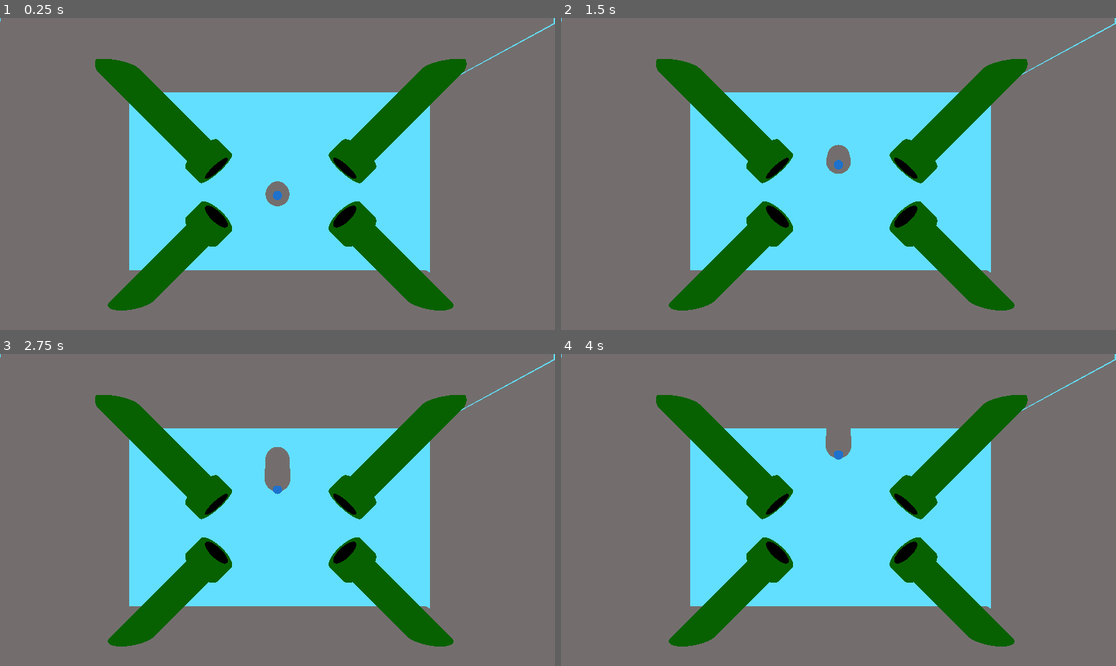
Above: before the commit, frames 1-4 (two rows, left to right).
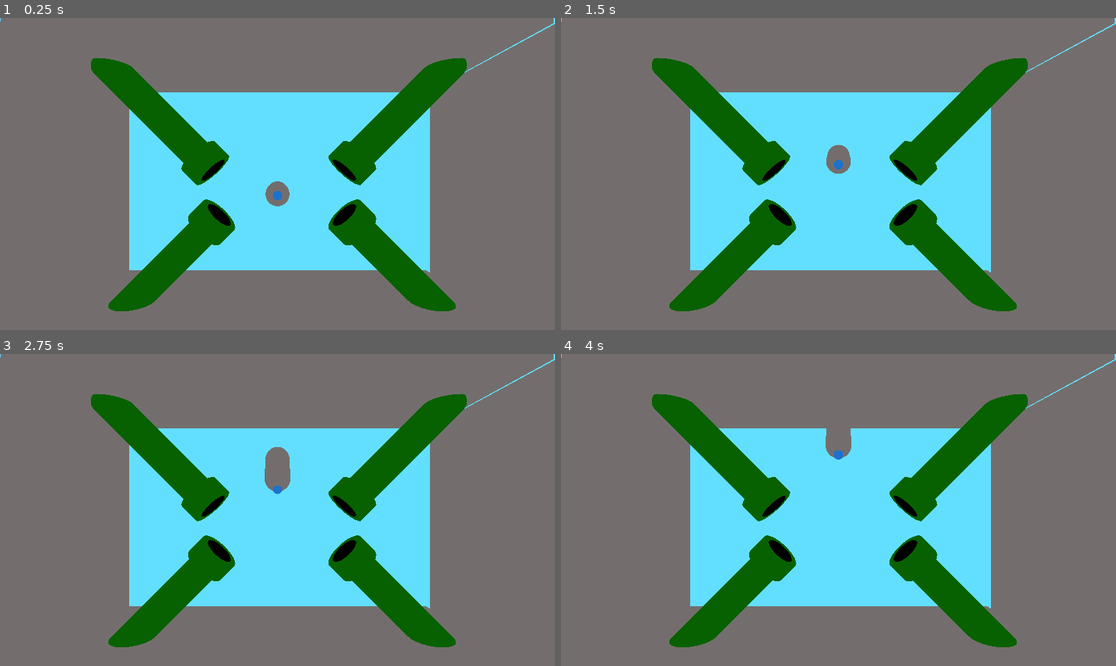
Above: after the commit, the same moments.

Repository: johnf008/Another_3d_Game
Game: Godot game, scene res://game.tscn
Two runs of this game, one before a commit and one after it. Both use one fixed random seed, a clock stepped at 60 frames per second and the inputs below.
Inputs:
- Up to frame 1 (0.25 s): no input
- Up to frame 2 (1.5 s): tap Enter at 0.5 s; hold Space (fly) 0.53-1.28 s; tap Space (fly) at 1.35 s
- Up to frame 3 (2.75 s): hold Space (fly) from 2.03 s (still down)
- Up to frame 4 (4 s): release Space (fly) at 2.78 s; tap Space (fly) at 2.85 s; hold Space (fly) from 3.53 s (still down)

The runs differ from the first frame. In frame 1, 1.6% of the frame differs, in the area x 16-85%, y 12-94%; in frame 2, 1.6%; in frame 3, 1.6%; in frame 4, 1.6%.

Commit message:
Figured out how to correctly use the scene -> mesh to get the tri thing (i forgor the name)

Diff:
--- a/level/modules/module_one.tscn
+++ b/level/modules/module_one.tscn
@@ -1,17 +1,81 @@
-[gd_scene load_steps=2 format=3 uid="uid://yo6c3rptu286"]
+[gd_scene load_steps=4 format=3 uid="uid://yo6c3rptu286"]
 
-[ext_resource type="PackedScene" uid="uid://dbo5hkjim80a5" path="res://level/pipe.tscn" id="1_eqi6e"]
+[sub_resource type="StandardMaterial3D" id="StandardMaterial3D_u4niv"]
+albedo_color = Color(0.117259, 0.805162, 0, 1)
+metallic = 0.68
+metallic_specular = 1.0
+roughness = 0.4
+
+[sub_resource type="CylinderMesh" id="CylinderMesh_6vp02"]
+material = SubResource("StandardMaterial3D_u4niv")
+top_radius = 2.5
+bottom_radius = 2.5
+height = 10.0
+
+[sub_resource type="StandardMaterial3D" id="StandardMaterial3D_eqi6e"]
+albedo_color = Color(0, 0, 0, 1)
+metallic = 0.68
+metallic_specular = 1.0
+roughness = 0.4
 
 [node name="module_one" type="Node3D"]
 
-[node name="pipe" parent="." instance=ExtResource("1_eqi6e")]
-transform = Transform3D(0.707107, -0.707107, 0, 0.707107, 0.707107, 0, 0, 0, 1, 27, -23, 24.2017)
+[node name="MeshInstance3D" type="MeshInstance3D" parent="."]
+transform = Transform3D(0.707107, -1.62926, 0, 0.707107, 1.62926, 0, 0, 0, 1, 18.2927, -14.4971, 24)
+mesh = SubResource("CylinderMesh_6vp02")
 
-[node name="pipe2" parent="." instance=ExtResource("1_eqi6e")]
-transform = Transform3D(-0.707107, 0.707107, -8.74228e-08, 0.707107, 0.707107, 0, 6.18172e-08, -6.18172e-08, -1, -28, -23, 24.2017)
+[node name="MeshInstance3D2" type="MeshInstance3D" parent="MeshInstance3D"]
+transform = Transform3D(1.37674, 0, 0, -8.9407e-08, 0.137674, 0, 0, 0, 1.37674, -4.76837e-07, 4.7619, 0)
+mesh = SubResource("CylinderMesh_6vp02")
+skeleton = NodePath("../..")
 
-[node name="pipe3" parent="." instance=ExtResource("1_eqi6e")]
-transform = Transform3D(0.707107, -0.707107, 0, -0.707107, -0.707107, -8.74228e-08, 6.18172e-08, 6.18172e-08, -1, 27, 19, 24.2017)
+[node name="MeshInstance3D3" type="MeshInstance3D" parent="MeshInstance3D"]
+transform = Transform3D(0.963719, 0, 0, 0, 0.0963719, 0, 0, 0, 0.963719, -9.53674e-07, 4.9837, 0)
+mesh = SubResource("CylinderMesh_6vp02")
+skeleton = NodePath("../..")
+surface_material_override/0 = SubResource("StandardMaterial3D_eqi6e")
 
-[node name="pipe4" parent="." instance=ExtResource("1_eqi6e")]
-transform = Transform3D(-0.707107, 0.707107, -8.74228e-08, -0.707107, -0.707107, 8.74228e-08, 7.10543e-15, 1.23634e-07, 1, -28, 19, 24.2017)
+[node name="MeshInstance3D2" type="MeshInstance3D" parent="."]
+transform = Transform3D(-0.707107, 1.62926, -8.74228e-08, 0.707107, 1.62926, 0, 6.18172e-08, -1.42435e-07, -1, -19.7073, -14.4971, 24)
+mesh = SubResource("CylinderMesh_6vp02")
+
+[node name="MeshInstance3D2" type="MeshInstance3D" parent="MeshInstance3D2"]
+transform = Transform3D(1.37674, 0, 0, -8.9407e-08, 0.137674, 0, 0, 0, 1.37674, -4.76837e-07, 4.7619, 0)
+mesh = SubResource("CylinderMesh_6vp02")
+skeleton = NodePath("../..")
+
+[node name="MeshInstance3D3" type="MeshInstance3D" parent="MeshInstance3D2"]
+transform = Transform3D(0.963719, 0, 0, 0, 0.0963719, 0, 0, 0, 0.963719, -9.53674e-07, 4.9837, 0)
+mesh = SubResource("CylinderMesh_6vp02")
+skeleton = NodePath("../..")
+surface_material_override/0 = SubResource("StandardMaterial3D_eqi6e")
+
+[node name="MeshInstance3D3" type="MeshInstance3D" parent="."]
+transform = Transform3D(0.707107, 1.62926, 1.54268e-14, 0.707107, -1.62926, 8.74228e-08, 6.18172e-08, -1.42435e-07, -1, -19.7073, 10.5029, 24)
+mesh = SubResource("CylinderMesh_6vp02")
+
+[node name="MeshInstance3D2" type="MeshInstance3D" parent="MeshInstance3D3"]
+transform = Transform3D(1.37674, 0, 0, -8.9407e-08, 0.137674, 0, 0, 0, 1.37674, -4.76837e-07, 4.7619, 0)
+mesh = SubResource("CylinderMesh_6vp02")
+skeleton = NodePath("../..")
+
+[node name="MeshInstance3D3" type="MeshInstance3D" parent="MeshInstance3D3"]
+transform = Transform3D(0.963719, 0, 0, 0, 0.0963719, 0, 0, 0, 0.963719, -9.53674e-07, 4.9837, 0)
+mesh = SubResource("CylinderMesh_6vp02")
+skeleton = NodePath("../..")
+surface_material_override/0 = SubResource("StandardMaterial3D_eqi6e")
+
+[node name="MeshInstance3D4" type="MeshInstance3D" parent="."]
+transform = Transform3D(-0.707107, -1.62926, 8.74227e-08, 0.707107, -1.62926, 8.74228e-08, 2.13163e-14, 2.84869e-07, 1, 19.2927, 10.5029, 24)
+mesh = SubResource("CylinderMesh_6vp02")
+
+[node name="MeshInstance3D2" type="MeshInstance3D" parent="MeshInstance3D4"]
+transform = Transform3D(1.37674, 0, 0, -8.9407e-08, 0.137674, 0, 0, 0, 1.37674, -4.76837e-07, 4.7619, 0)
+mesh = SubResource("CylinderMesh_6vp02")
+skeleton = NodePath("../..")
+
+[node name="MeshInstance3D3" type="MeshInstance3D" parent="MeshInstance3D4"]
+transform = Transform3D(0.963719, 0, 0, 0, 0.0963719, 0, 0, 0, 0.963719, -9.53674e-07, 4.9837, 0)
+mesh = SubResource("CylinderMesh_6vp02")
+skeleton = NodePath("../..")
+surface_material_override/0 = SubResource("StandardMaterial3D_eqi6e")
